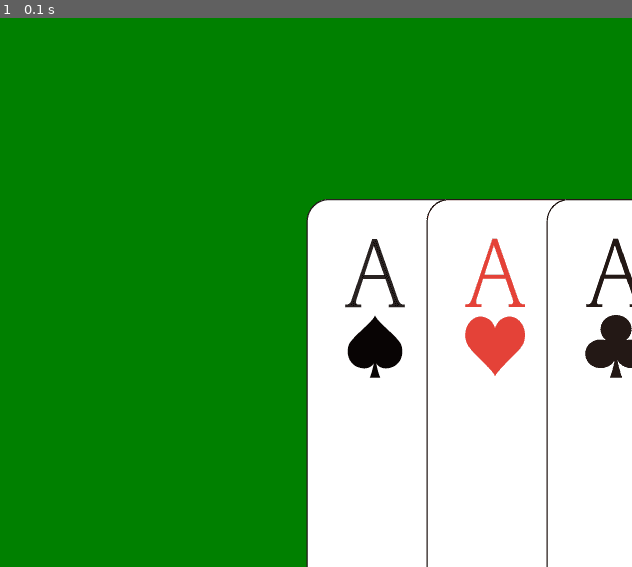
Above: before the commit, frame 1.
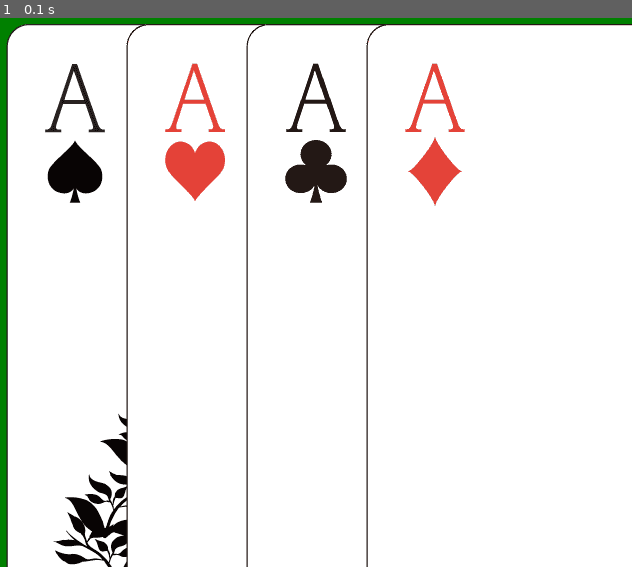
Above: after the commit, the same moment.

Repository: kaseyuina/pygame_test
Game: pygame game, started from pygame_test.py
Two runs of this game, one before a commit and one after it. Both use one fixed random seed, a clock stepped at 60 frames per second and the inputs below.
Inputs:
- Up to frame 1 (0.1 s): no input

The runs differ from the first frame. In frame 1, 67% of the frame differs, in the area x 0-100%, y 1-100%.

Commit message:
Changed the position of cards

Diff:
--- a/pygame_test.py
+++ b/pygame_test.py
@@ -22,8 +22,10 @@
 CARD_PADDING = 20
 
 # Original position
-CARD_X = SCREEN_WIDTH / 2 - CARD_WIDTH / 2
-CARD_Y = SCREEN_HEIGHT / 2 - CARD_HEIGHT / 2
+# CARD_X = SCREEN_WIDTH / 2 - CARD_WIDTH / 2
+# CARD_Y = SCREEN_HEIGHT / 2 - CARD_HEIGHT / 2
+CARD_X = 50
+CARD_Y = 50
 
 # Game loop
 running = True
